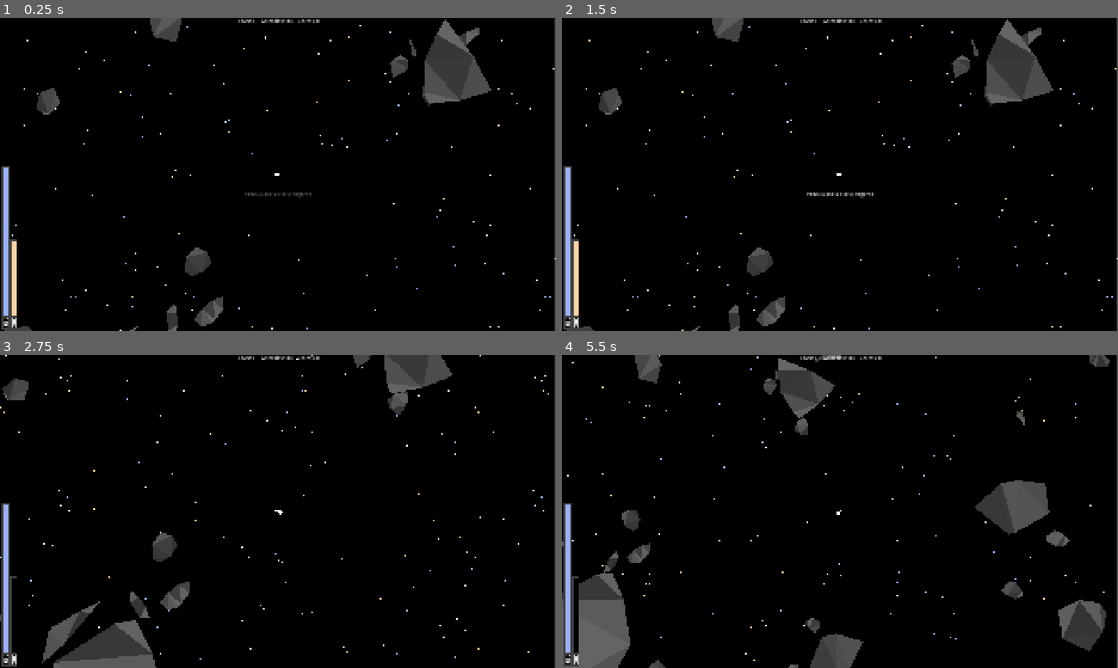
Above: before the commit, frames 1-4 (two rows, left to right).
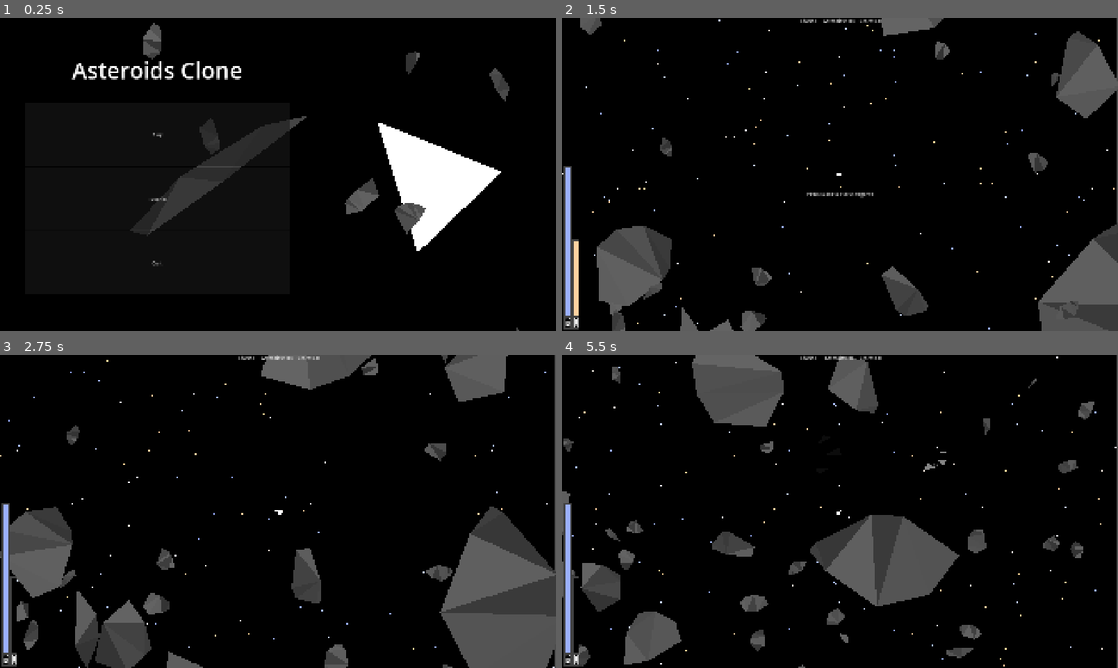
Above: after the commit, the same moments.

Repository: ProudFridge/Asteroids
Game: Godot game, scene res://scenes/main_menu/main_menu.tscn
Same seed, same stepped clock (60 frames per second), same inputs: the game is played once before the commit and once after it. Before the commit the project starts from res://scenes/game/game.tscn. Sound files missing from this copy of the repository are replaced by a short silence.
Inputs (mouse positions are in pixels of both pictures, inside the frame that each line leads up to):
- Up to frame 1 (0.25 s): no input
- Up to frame 2 (1.5 s): click (717, 199) at 0.5 s, where only the run after the commit has a clickable "Tutorial"; click (717, 133) at 1.25 s, where only the run after the commit has a clickable "Play"
- Up to frame 3 (2.75 s): tap Space (space) at 2 s; move the mouse to (400, 495) at 2.02 s; hold D (turn_right) from 2.03 s (still down); hold E (e) from 2.03 s (still down); click (400, 495) at 2.17 s; tap Q (q) at 2.3 s
- Up to frame 4 (5.5 s): move the mouse to (728, 527) at 2.77 s; release D (turn_right) at 2.78 s; release E (e) at 2.78 s; hold S (backwards) 2.78-3.53 s; tap Q (q) at 2.85, 3.8, 4.35, 5.3 s; tap E (e) at 3.05, 4.55 s; move the mouse to (895, 442) at 3.52 s; hold D (turn_right) 3.53-4.28 s; hold E (e) 3.53-4.28 s; move the mouse to (812, 574) at 4.27 s; hold W (forwards) 4.28-5.03 s; click (812, 574) at 4.42 s; move the mouse to (1006, 558) at 5.02 s; hold A (turn_left) from 5.03 s (still down); hold Right mouse button (right_click) from 5.03 s (still down)

The runs differ from the first frame. In frame 1, 14% of the frame differs, in the area x 0-100%, y 0-100%; in frame 2, 14%; in frame 3, 20%; in frame 4, 21%.

Commit message:
Add a simple main menu

Diff:
--- a/project.godot
+++ b/project.godot
@@ -11,7 +11,7 @@
 [application]
 
 config/name="Asteroids"
-run/main_scene="uid://dobdvgut8dbsl"
+run/main_scene="uid://0cne814sqmk7"
 config/features=PackedStringArray("4.7", "Forward Plus")
 config/icon="res://icon.svg"
 
--- /dev/null
+++ b/scenes/Tutorial/tutorial.tscn
@@ -0,0 +1,36 @@
+[gd_scene format=3 uid="uid://crfor0pcgfo8d"]
+
+[node name="Tutorial" type="Control" unique_id=1483869073]
+layout_mode = 3
+anchors_preset = 15
+anchor_right = 1.0
+anchor_bottom = 1.0
+grow_horizontal = 2
+grow_vertical = 2
+
+[node name="ColorRect" type="ColorRect" parent="." unique_id=1476089197]
+layout_mode = 1
+anchors_preset = 15
+anchor_right = 1.0
+anchor_bottom = 1.0
+grow_horizontal = 2
+grow_vertical = 2
+color = Color(0, 0, 0, 1)
+
+[node name="VBoxContainer" type="VBoxContainer" parent="." unique_id=1857434795]
+layout_mode = 1
+anchors_preset = 8
+anchor_left = 0.5
+anchor_top = 0.5
+anchor_right = 0.5
+anchor_bottom = 0.5
+offset_left = -140.0
+offset_top = -20.0
+offset_right = 140.0
+offset_bottom = 20.0
+grow_horizontal = 2
+grow_vertical = 2
+
+[node name="Label" type="Label" parent="VBoxContainer" unique_id=920241999]
+layout_mode = 2
+text = "Press w/s to go forwards/backwards"
--- a/scenes/main_menu/main_menu.tscn
+++ b/scenes/main_menu/main_menu.tscn
@@ -2,6 +2,8 @@
 
 [ext_resource type="PackedScene" uid="uid://dh2eakv6ikta5" path="res://scenes/managers/asteroid_manager/asteroid_manager.tscn" id="1_fsom3"]
 [ext_resource type="PackedScene" uid="uid://bmaxqtsk2gwoh" path="res://scenes/managers/stars_manager/stars_manager.tscn" id="2_0ebjn"]
+[ext_resource type="Script" uid="uid://by54m5kehr3vb" path="res://scenes/main_menu/play_button.gd" id="3_ob46e"]
+[ext_resource type="Script" uid="uid://dfr1dj15yrrk3" path="res://scenes/main_menu/quit_button.gd" id="4_uqeha"]
 
 [sub_resource type="ShaderMaterial" id="ShaderMaterial_0ebjn"]
 
@@ -44,7 +46,7 @@
 [node name="Label" type="Label" parent="VBoxContainer" unique_id=1087240108]
 layout_mode = 2
 size_flags_vertical = 6
-text = "Asteroids"
+text = "Asteroids Clone"
 label_settings = SubResource("LabelSettings_2m7xh")
 horizontal_alignment = 1
 
@@ -52,6 +54,7 @@
 layout_mode = 2
 size_flags_vertical = 3
 text = "Play"
+script = ExtResource("3_ob46e")
 
 [node name="TutorialButton" type="Button" parent="VBoxContainer" unique_id=1922277038]
 layout_mode = 2
@@ -62,6 +65,7 @@
 layout_mode = 2
 size_flags_vertical = 3
 text = "Quit"
+script = ExtResource("4_uqeha")
 
 [node name="Polygon2D" type="Polygon2D" parent="." unique_id=1091325646]
 position = Vector2(1546, 593)
--- /dev/null
+++ b/scenes/main_menu/play_button.gd
@@ -0,0 +1,9 @@
+extends Button
+
+
+# Called when the node enters the scene tree for the first time.
+func _ready() -> void:
+	self.pressed.connect(_on_play_button_pressed)
+
+func _on_play_button_pressed() -> void:
+	SwitcherSingleton.goto_scene("res://scenes/game/game.tscn")
--- /dev/null
+++ b/scenes/main_menu/quit_button.gd
@@ -0,0 +1,10 @@
+extends Button
+
+
+# Called when the node enters the scene tree for the first time.
+func _ready() -> void:
+	self.pressed.connect(_on_quit_button_pressed)
+
+
+func _on_quit_button_pressed() -> void:
+	get_tree().quit()
--- /dev/null
+++ b/scenes/polygon_button/polygon_button.gd
@@ -0,0 +1,23 @@
+extends Button
+class_name PolygonButton
+
+var polygonData: PackedVector2Array = []
+
+## Called when the node enters the scene tree for the first time.
+#func _ready() -> void:
+	#polygonData.append(Vector2(0,0))
+	#polygonData.append(Vector2(100,0))
+	#polygonData.append(Vector2(100,100))
+	#polygonData.append(Vector2(0,100))
+#
+#func _draw() -> void:
+	#draw_colored_polygon(polygonData, Color.WHITE)
+
+# Called every frame. 'delta' is the elapsed time since the previous frame.
+func _process(delta: float) -> void:
+	pass
+
+### distanceToVanishingPoint: distance from the center of the rectangle to the vanishing point
+#func create_perspective_rectangle(distanceToVanishingPoint: Vector2, rectSize: Vector2) -> PackedVector2Array:
+	#var rectangle: PackedVector2Array = []
+	#
--- a/scenes/polygon_button/polygon_button.tscn
+++ b/scenes/polygon_button/polygon_button.tscn
@@ -1,5 +1,9 @@
 [gd_scene format=3 uid="uid://blqbno2gxfase"]
+
+[ext_resource type="Script" uid="uid://cv7vhdgflsa7g" path="res://scenes/polygon_button/polygon_button.gd" id="1_k5li3"]
 
 [node name="PolygonButton" type="Button" unique_id=579547765]
 offset_right = 95.0
 offset_bottom = 74.0
+text = "test"
+script = ExtResource("1_k5li3")
Not shown, added: scenes/main_menu/play_button.gd.uid
Not shown, added: scenes/main_menu/quit_button.gd.uid
Not shown, added: scenes/polygon_button/polygon_button.gd.uid
